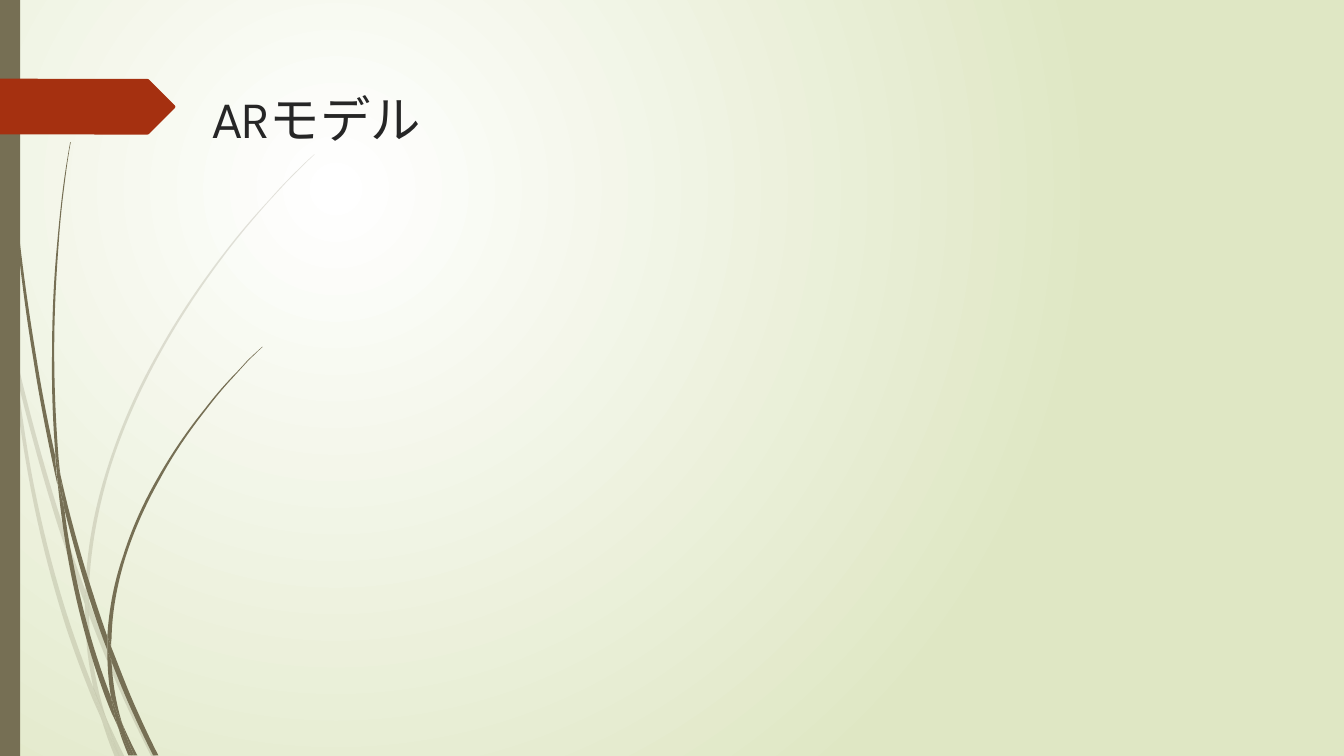
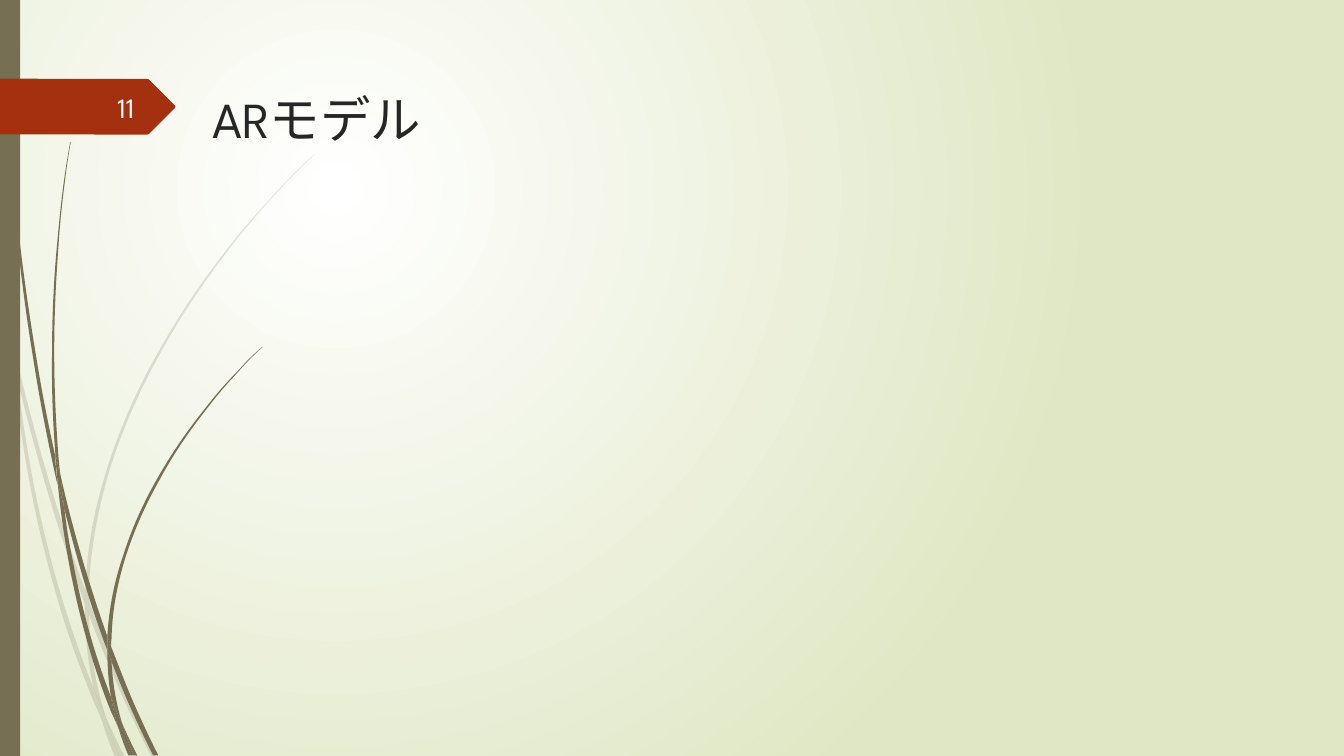
Before and after one commit to masayahamati/-, a slide deck: slide 11 of ARmodel.pptx (slide 10 before the commit). Drawn at 1344x756 pixels with LibreOffice and Linux fonts; fonts in the diff are those of the drawing; grey boxes stand for pictures. Boxes give left, top, right and bottom in pixels: in the first picture for what was removed or moved away, otherwise in the second. Text is boxed around its words. In the diff, an @@ line names an element or a change of style, - is before the commit and + after.

```diff
--- a/ARmodel.pptx
+++ b/ARmodel.pptx
@@ page number added at (117,99,134,118), 20 pt, text #FEFFFF @@
+11
```
Also in this commit, not shown: 14 other slides changed, 1 slide added, 3 other files.
